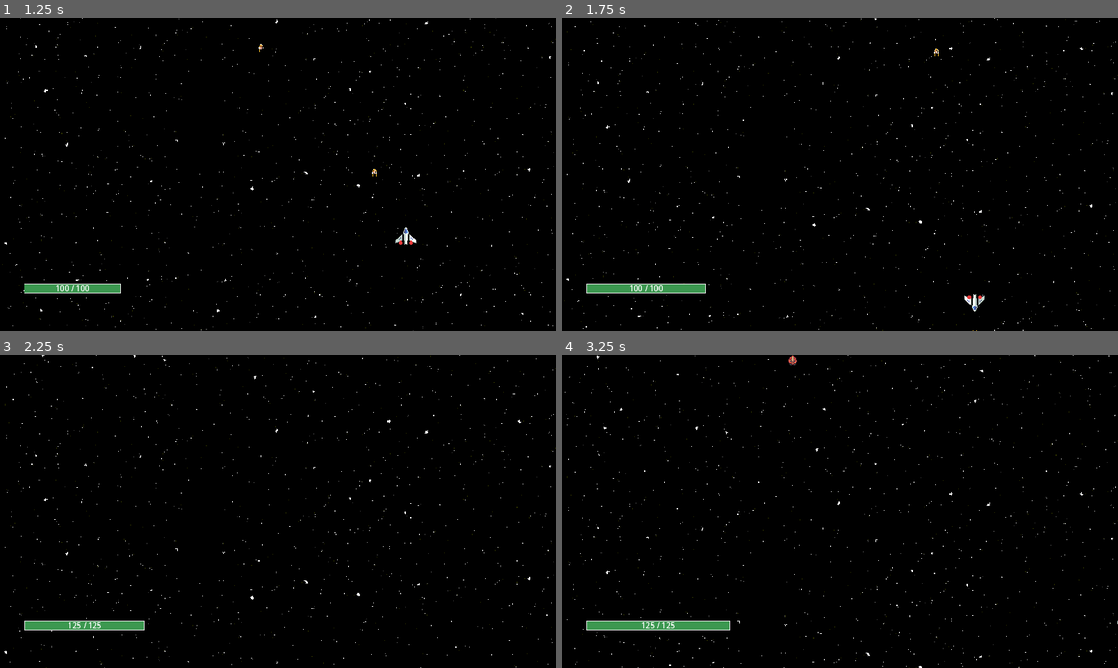
Above: before the commit, frames 1-4 (two rows, left to right).
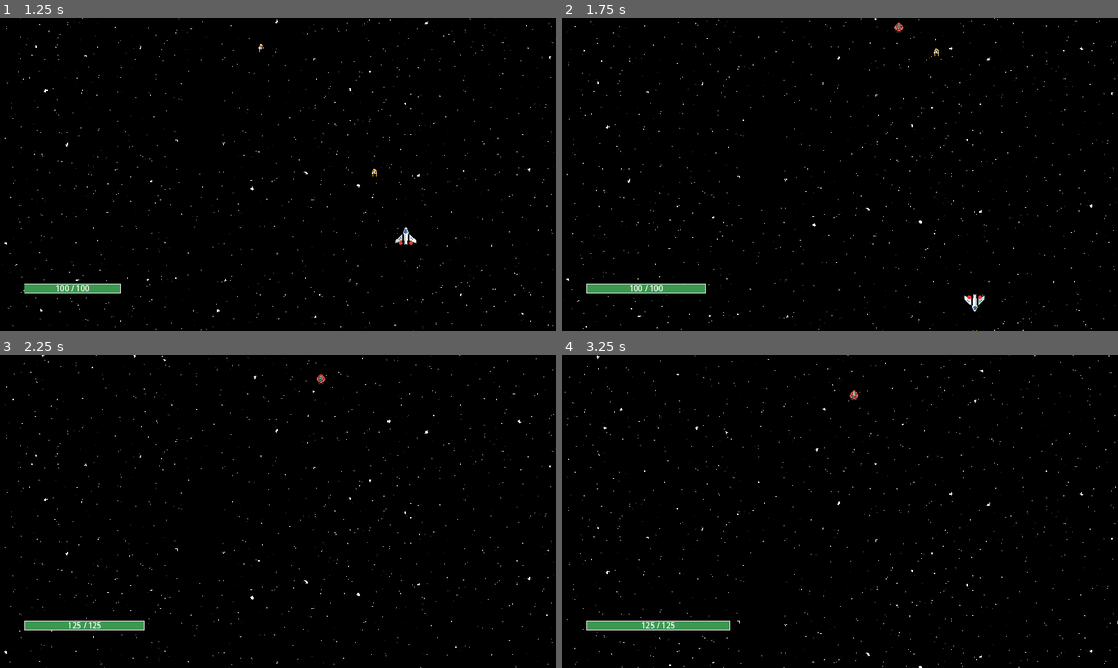
Above: after the commit, the same moments.

Repository: vezer1993/space-shooter-roguelike
Game: Godot game, scene res://Scenes/game.tscn
Same seed, same stepped clock (60 frames per second), same inputs: the game is played once before the commit and once after it.
Inputs:
- Up to frame 1 (1.25 s): hold D (move_right) from 0.53 s (still down); tap Shift (dodge) at 0.6 s
- Up to frame 2 (1.75 s): release D (move_right) at 1.28 s; hold S (move_down) from 1.28 s (still down); tap Space (rotate) at 1.35 s
- Up to frame 3 (2.25 s): release S (move_down) at 2.03 s; hold D (move_right) from 2.03 s (still down); tap Shift (dodge) at 2.1 s
- Up to frame 4 (3.25 s): release D (move_right) at 2.78 s; hold W (move_forward) from 2.78 s (still down); tap Space (rotate) at 2.85 s

Frame 1 is identical in both runs. In frame 2, less than 0.1% of the frame differs, in the area x 59-62%, y 1-5%; in frame 3, less than 0.1%; in frame 4, less than 0.1%, in the area x 40-54%, y 0-15%.

Commit message:
enemy movement logic
wave movement

Diff:
--- a/Scenes/Components/Enemies/EnemySpawner.gd
+++ b/Scenes/Components/Enemies/EnemySpawner.gd
@@ -1,22 +1,22 @@
 extends Node2D
 
-@export var enemy_scenes: Array[PackedScene]  # Drag & drop enemy scenes in the editor
-@export var spawn_list: Array[Dictionary]     # Describes waves/spawns
-@export var enabled: bool
+@export var enemy_scenes: Array[PackedScene]
+@export var enabled: bool = true
 
-
-var enemy_container
+var spawn_list: Array[Dictionary] = []
+var enemy_container: Node
 
 func _ready():
 	enemy_container = get_node("../Enemies")
 
 	spawn_list = [
-		{ "enemy": 0, "count": 1, "delay": 2.5, "area": Rect2(100, -80, 600, 50) },
-		{ "enemy": 0, "count": 1, "delay": 2.5, "area": Rect2(20, -80, 600, 50) },
-		{ "enemy": 0, "count": 1, "delay": 2.5, "area": Rect2(150, -80, 600, 50) },
+		{ "enemy": 0, "count": 1, "delay": 1.0, "side": "top" },
+		{ "enemy": 0, "count": 1, "delay": 2.5, "side": "left" },
+		{ "enemy": 0, "count": 1, "delay": 2.5, "side": "right" },
+		{ "enemy": 0, "count": 1, "delay": 4.0, "side": "random" }
 	]
 
-	if(enabled):
+	if enabled:
 		start_spawning()
 
 func start_spawning():
@@ -29,7 +29,8 @@
 
 		var scene_idx: int = spawn.get("enemy", 0)
 		var count: int = spawn.get("count", 1)
-		var area: Rect2 = spawn.get("area", Rect2(200, -100, 400, 50))
+		var side: String = spawn.get("side", "top")
+		var area := get_spawn_area(side)
 
 		for i in count:
 			var enemy = enemy_scenes[scene_idx].instantiate()
@@ -39,3 +40,25 @@
 			)
 			enemy.global_position = pos
 			enemy_container.add_child(enemy)
+
+func get_spawn_area(side: String) -> Rect2:
+	var screen_size = get_viewport().get_visible_rect().size
+	var y := -80  # consistent spawn just above screen
+	var height := 50
+
+	match side:
+		"top":
+			var x := randf_range(screen_size.x * 0.4, screen_size.x * 0.6)
+			return Rect2(x, y, 1, height)  # single point
+		"left":
+			var x := randf_range(screen_size.x * -0.1, screen_size.x * 0.4)
+			return Rect2(x, y, 1, height)
+		"right":
+			var x := randf_range(screen_size.x * 0.6, screen_size.x * 0.9)
+			return Rect2(x, y, 1, height)
+		"random":
+			var sides = ["top", "left", "right"]
+			return get_spawn_area(sides[randi() % sides.size()])
+		_:
+			var x := randf_range(screen_size.x * 0.4, screen_size.x * 0.6)
+			return Rect2(x, y, 1, height)
--- /dev/null
+++ b/Scenes/Components/Enemies/movements/wave_movement.gd
@@ -0,0 +1,42 @@
+extends Node2D
+
+@export var amplitude_x_range := Vector2(40.0, 120.0)
+@export var amplitude_y_range := Vector2(30.0, 70.0)
+@export var wave_speed_range := Vector2(1.0, 2.0)
+@export var base_speed := 40.0
+@export var margin := 40.0
+
+var lifetime := 0.0
+var center_position: Vector2
+var amplitude_x := 100.0
+var amplitude_y := 60.0
+var wave_speed := 1.5
+var screen_size := Vector2.ZERO
+
+func _ready():
+	screen_size = get_viewport().get_visible_rect().size
+	await get_tree().process_frame
+	center_position = get_parent().global_position
+	_generate_pattern_inside_screen()
+
+func _process(delta):
+	lifetime += delta
+
+	# Apply wave-based offset movement
+	var x_offset = amplitude_x * cos(lifetime * wave_speed)
+	var y_offset = amplitude_y * sin(lifetime)
+	var new_pos = center_position + Vector2(x_offset, y_offset + lifetime * base_speed)
+
+	get_parent().global_position = new_pos
+
+	# Auto-queue_free if off-screen bottom
+	if new_pos.y > screen_size.y + 100:
+		get_parent().queue_free()
+
+func _generate_pattern_inside_screen():
+	var max_amp_x = min(center_position.x - margin, screen_size.x - center_position.x - margin)
+	max_amp_x = max(max_amp_x, amplitude_x_range.x)  # ensure minimum room to move
+
+	amplitude_x = randf_range(amplitude_x_range.x, min(amplitude_x_range.y, max_amp_x))
+	amplitude_y = randf_range(amplitude_y_range.x, amplitude_y_range.y)
+	wave_speed = randf_range(wave_speed_range.x, wave_speed_range.y)
--- /dev/null
+++ b/Scenes/Components/Enemies/movements/wave_movement.tscn
@@ -0,0 +1,6 @@
+[gd_scene load_steps=2 format=3 uid="uid://bxwr76p80otr6"]
+
+[ext_resource type="Script" path="res://Scenes/Components/Enemies/movements/wave_movement.gd" id="1_7hvr8"]
+
+[node name="wave_movement" type="Node2D"]
+script = ExtResource("1_7hvr8")
--- /dev/null
+++ b/Scenes/Components/Enemies/types/drone/drone_wave_movement.tscn
@@ -0,0 +1,25 @@
+[gd_scene load_steps=6 format=3 uid="uid://bla5do36sugic"]
+
+[ext_resource type="Script" path="res://Scenes/Components/Enemies/types/enemy.gd" id="1_3bpel"]
+[ext_resource type="Texture2D" uid="uid://q43xb4y1kpeq" path="res://Art/Enemies/enemy_1.png" id="2_583y6"]
+[ext_resource type="PackedScene" uid="uid://cfd4qhx203iyv" path="res://Art/Enemies/HP/hp.tscn" id="3_6npld"]
+[ext_resource type="PackedScene" uid="uid://bxwr76p80otr6" path="res://Scenes/Components/Enemies/movements/wave_movement.tscn" id="4_65jdh"]
+
+[sub_resource type="CircleShape2D" id="CircleShape2D_u4ayy"]
+radius = 13.0
+
+[node name="drone_wave_movement" type="CharacterBody2D"]
+collision_layer = 2
+collision_mask = 5
+script = ExtResource("1_3bpel")
+
+[node name="Sprite2D" type="Sprite2D" parent="."]
+texture = ExtResource("2_583y6")
+
+[node name="CollisionShape2D" type="CollisionShape2D" parent="."]
+shape = SubResource("CircleShape2D_u4ayy")
+
+[node name="HP" parent="." instance=ExtResource("3_6npld")]
+max_hp = 20
+
+[node name="wave_movement" parent="." instance=ExtResource("4_65jdh")]
--- /dev/null
+++ b/Scenes/Components/Enemies/types/enemy.gd
@@ -0,0 +1,12 @@
+extends CharacterBody2D
+
+func _ready():
+	if $HP:
+		$HP.died.connect(_on_died)
+		$HP.health_changed.connect(_on_takeDMG)
+
+func _on_died():
+	print("Enemy died")
+
+func _on_takeDMG(hp: float, maxHP: float):
+	print("Enemy HP:", hp, "/", maxHP)
--- a/Scenes/Components/Enemies/types/enemy_template.gd
+++ /dev/null
@@ -1,40 +0,0 @@
-extends CharacterBody2D
-
-var lifetime := 0.0
-var center_position: Vector2
-var amplitude_x: float
-var amplitude_y: float
-var speed: float
-var frequency: float
-
-func _ready():
-
-	var hp = $HP
-	hp.died.connect(_on_died)
-	hp.health_changed.connect(_on_takeDMG)
-
-	center_position = global_position
-	amplitude_x = randf_range(50.0, 150.0)
-	amplitude_y = randf_range(30.0, 100.0)
-	speed = randf_range(0.8, 1.5)
-	frequency = randf_range(1.0, 2.5)
-
-func _process(delta):
-	lifetime += delta
-	var t = lifetime * speed
-	var offset = Vector2(
-		amplitude_x * cos(t * frequency),
-		amplitude_y * sin(t)
-	)
-	global_position = center_position + offset + Vector2(0, t * 20)  # slowly drifts down
-
-	# Optional: despawn if far off screen
-	if global_position.y > 1000 or global_position.x < -200 or global_position.x > 2000:
-		queue_free()
-
-
-func _on_died():
-	print("dead")
-
-func _on_takeDMG(hp: float, maxHP: float):
-	print("enemy damaged")
--- a/Scenes/Components/Enemies/types/enemy_template.tscn
+++ b/Scenes/Components/Enemies/types/enemy_template.tscn
@@ -1,6 +1,6 @@
 [gd_scene load_steps=5 format=3 uid="uid://br5in0wjpa45q"]
 
-[ext_resource type="Script" path="res://Scenes/Components/Enemies/types/enemy_template.gd" id="1_37ewh"]
+[ext_resource type="Script" path="res://Scenes/Components/Enemies/types/enemy.gd" id="1_37ewh"]
 [ext_resource type="Texture2D" uid="uid://q43xb4y1kpeq" path="res://Art/Enemies/enemy_1.png" id="2_chunl"]
 [ext_resource type="PackedScene" uid="uid://cfd4qhx203iyv" path="res://Art/Enemies/HP/hp.tscn" id="3_w8qd1"]
 
--- a/Scenes/game.tscn
+++ b/Scenes/game.tscn
@@ -3,18 +3,17 @@
 [ext_resource type="Script" path="res://Scenes/background.gd" id="1_qgja8"]
 [ext_resource type="PackedScene" uid="uid://b21j2qgh8a61t" path="res://Scenes/Components/Enemies/enemy_spawner.tscn" id="1_vl2dv"]
 [ext_resource type="Texture2D" uid="uid://bx7d8ugja2e01" path="res://Art/Backgrounds/space-background2.png" id="2_gj424"]
+[ext_resource type="PackedScene" uid="uid://bla5do36sugic" path="res://Scenes/Components/Enemies/types/drone/drone_wave_movement.tscn" id="2_k245a"]
 [ext_resource type="PackedScene" uid="uid://b68kfpa6h3bsw" path="res://Scenes/player_shuttle.tscn" id="3_bskt7"]
 [ext_resource type="Script" path="res://Scripts/HUD.gd" id="4_ebml8"]
 [ext_resource type="Texture2D" uid="uid://godrmtcv2dhq" path="res://Art/HP & SHIELD/hp_bar_frame.png" id="5_vik1x"]
 [ext_resource type="Texture2D" uid="uid://cy4idk1urdl8p" path="res://Art/HP & SHIELD/hp_bar_fill_green.png" id="6_8uimc"]
 [ext_resource type="Texture2D" uid="uid://brpd8bywddyh" path="res://Art/HP & SHIELD/hp_bar_fill_red.png" id="7_arbu2"]
-[ext_resource type="PackedScene" uid="uid://br5in0wjpa45q" path="res://Scenes/Components/Enemies/types/enemy_template.tscn" id="8_jm10d"]
 
 [node name="Game" type="Node2D"]
 
 [node name="EnemySpawner" parent="." instance=ExtResource("1_vl2dv")]
-enemy_scenes = Array[PackedScene]([ExtResource("8_jm10d")])
-enabled = true
+enemy_scenes = Array[PackedScene]([ExtResource("2_k245a")])
 
 [node name="Enemies" type="Node2D" parent="."]
 
--- a/project.godot
+++ b/project.godot
@@ -14,10 +14,6 @@
 run/main_scene="res://Scenes/game.tscn"
 config/features=PackedStringArray("4.3", "Forward Plus")
 config/icon="res://icon.svg"
-
-[debug]
-
-settings/stdout/print_fps=true
 
 [display]
 
